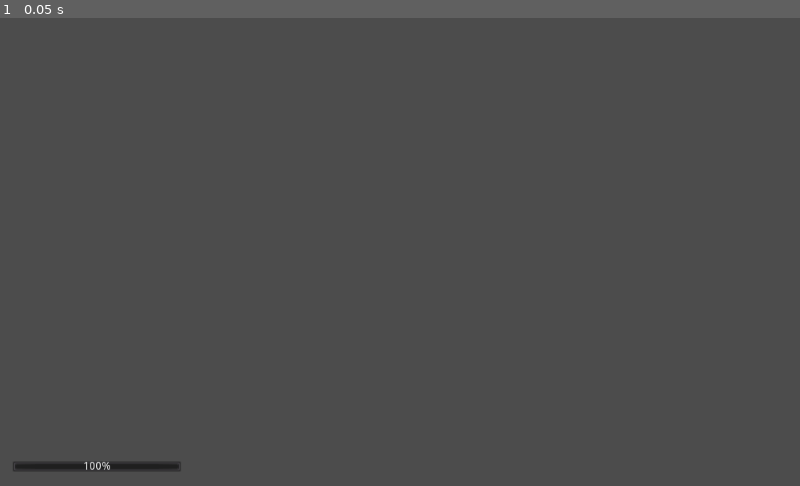
Above: before the commit, frame 1.
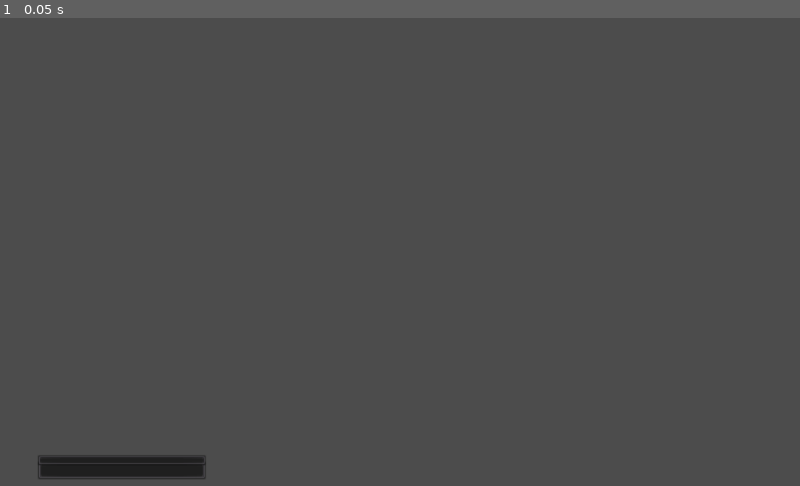
Above: after the commit, the same moment.

Repository: Santyru-C/spacewar
Game: Godot game, scene res://HUD.tscn
The game is run twice, just before and just after one commit, with the same random seed, the same clock (stepped at 60 frames per second) and the same inputs. This scene is started directly instead of the project's main scene.
Inputs:
- Up to frame 1 (0.05 s): no input

The runs differ from the first frame. In frame 1, 0.7% of the frame differs, in the area x 1-26%, y 93-99%.

Commit message:
connect gun signals to HUD

Diff:
--- a/project/Gun.gd
+++ b/project/Gun.gd
@@ -22,15 +22,18 @@
 
 func shoot():
 	if can_fire and current_charges > 0:
-		charges -= 1
+		current_charges -= 1
 		emit_signal("charge_used")
 		set_fire_cooldown()
 		instance_proyectile()
 
-	if charges == 0:
+	if current_charges == 0:
 		$RechargeTimer.start()
 
 
 func _on_RechargeTimer_timeout():
 	current_charges = max_charges
 	emit_signal("charges_recoverd")
+
+func _ready():
+	current_charges = max_charges
--- a/project/HUD.gd
+++ b/project/HUD.gd
@@ -5,7 +5,13 @@
 	pass
 
 func on_energy_module_down(amount):
-	$ProgressBar.value -= amount
+	$EnergyBar.value -= amount
 
 func on_EnergyModule_recovering(amount):
-	$ProgressBar.value = amount
+	$EnergyBar.value = amount
+
+func on_charge_used():
+	$ChargesBar.value -= 1
+
+func on_charges_recovered():
+	$ChargesBar.value = $ChargesBar.max_value
--- a/project/HUD.tscn
+++ b/project/HUD.tscn
@@ -7,10 +7,21 @@
 anchor_bottom = 1.0
 script = ExtResource( 1 )
 
-[node name="ProgressBar" type="ProgressBar" parent="."]
-margin_left = 16.0
+[node name="EnergyBar" type="ProgressBar" parent="."]
+margin_left = 48.0
 margin_top = 568.0
-margin_right = 232.0
-margin_bottom = 582.0
+margin_right = 264.0
+margin_bottom = 592.0
 max_value = 500.0
 value = 500.0
+percent_visible = false
+
+[node name="ChargesBar" type="ProgressBar" parent="."]
+margin_left = 48.0
+margin_top = 560.0
+margin_right = 264.0
+margin_bottom = 574.0
+max_value = 3.0
+step = 1.0
+value = 3.0
+percent_visible = false
--- a/project/scenes/Main.gd
+++ b/project/scenes/Main.gd
@@ -4,6 +4,9 @@
 func _ready():
 	var HUD = $HUD
 	var energyModule = $SpaceShip/EnergyModule
+	var ship1Gun = $SpaceShip/Gun
 
 	energyModule.connect("energy_down", HUD, "on_energy_module_down")
 	energyModule.connect("recovering", HUD, "on_EnergyModule_recovering")
+	ship1Gun.connect("charge_used", HUD, "on_charge_used")
+	ship1Gun.connect("charges_recoverd", HUD, "on_charges_recovered")
